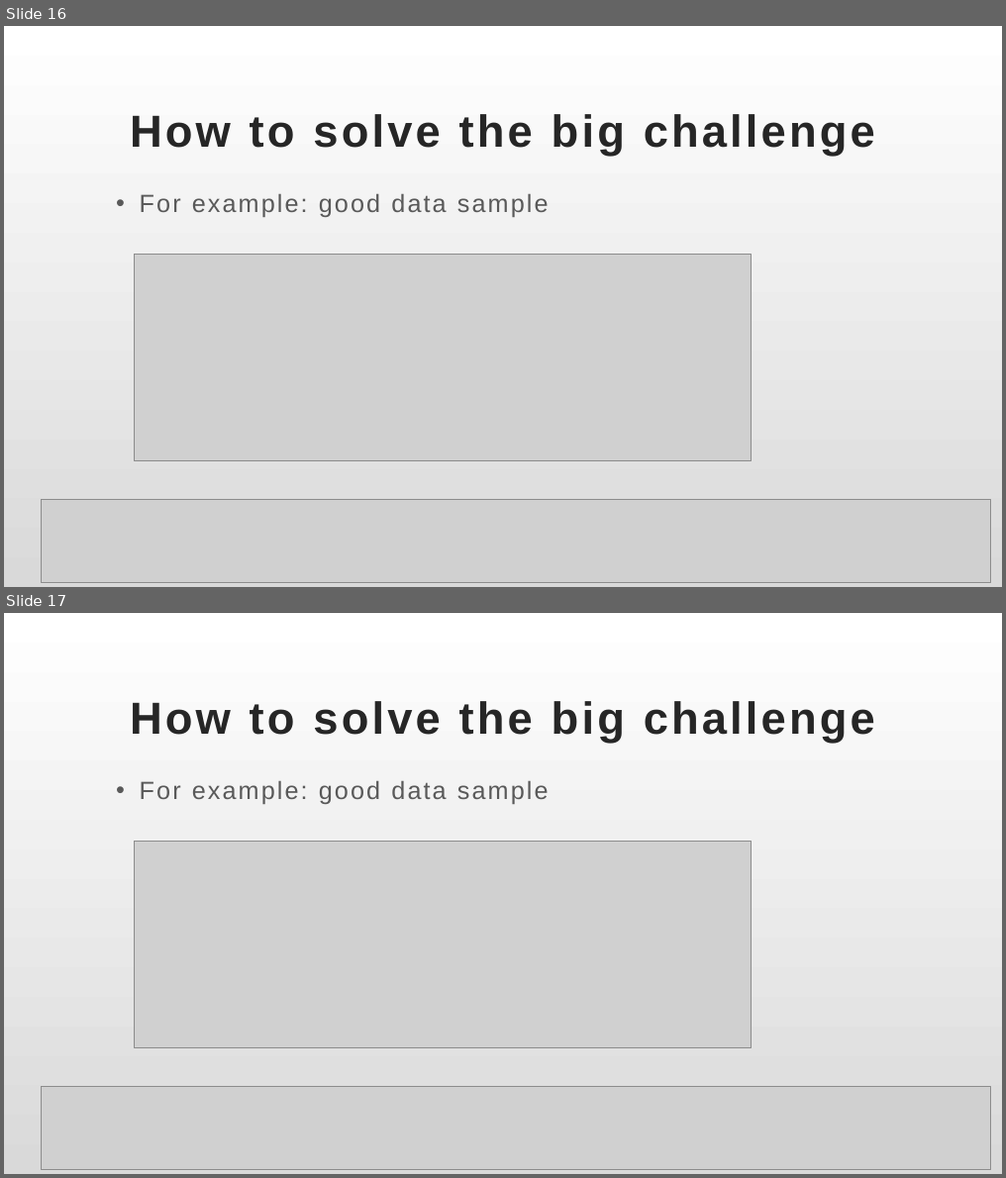
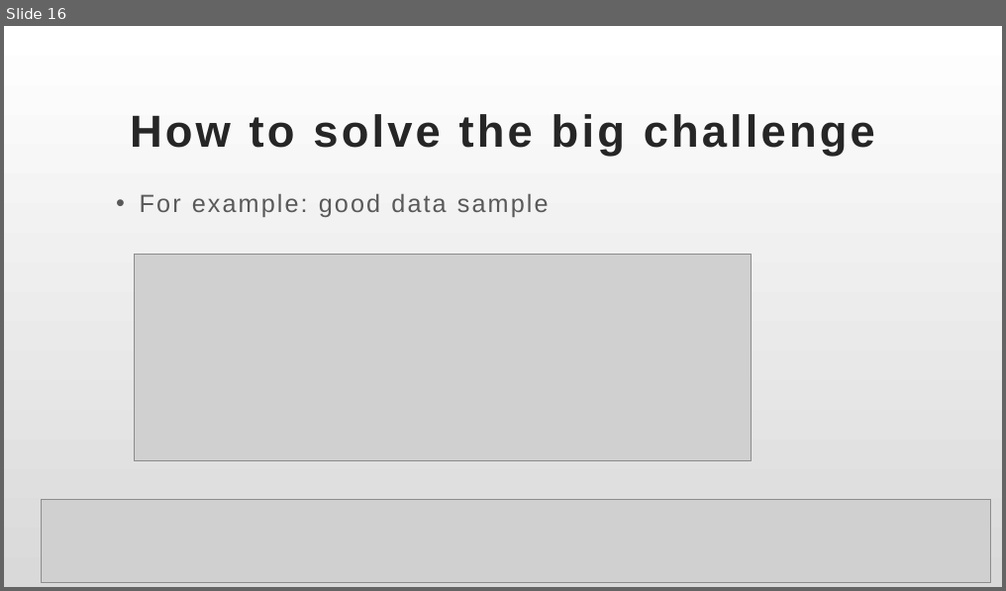
Before and after one commit to Yuehao-Wang/AIM-5001, a slide deck: Y_Wang_Final_Project_Presentation.pptx. Shown one above the other, each under a label of ours: slides 16 and 17 before the commit, slide 16 after it. The pictures are 1006x1178 and 1006x591 pixels, drawn with LibreOffice and Linux fonts; fonts in the diff are those of the drawing; grey boxes stand for pictures. Boxes give left, top, right and bottom in pixels: in the first picture for what was removed or moved away, otherwise in the second. Text is boxed around its words. In the diff, an @@ line names an element or a change of style, - is before the commit and + after.

```diff
--- a/Y_Wang_Final_Project_Presentation.pptx
+++ b/Y_Wang_Final_Project_Presentation.pptx
@@ slide 17 removed at (4,613,1002,1174), background gradient #FFFFFF to #D9D9D9 @@
@@ title removed at (130,701,875,743) @@
-How to solve the big challenge
@@ subtitle removed at (140,781,548,804) @@
-• For example: good data sample
@@ picture removed at (135,841,751,1048) @@
@@ picture removed at (41,1087,991,1170) @@
```
Also in this commit, not shown: 2 slides changed.
